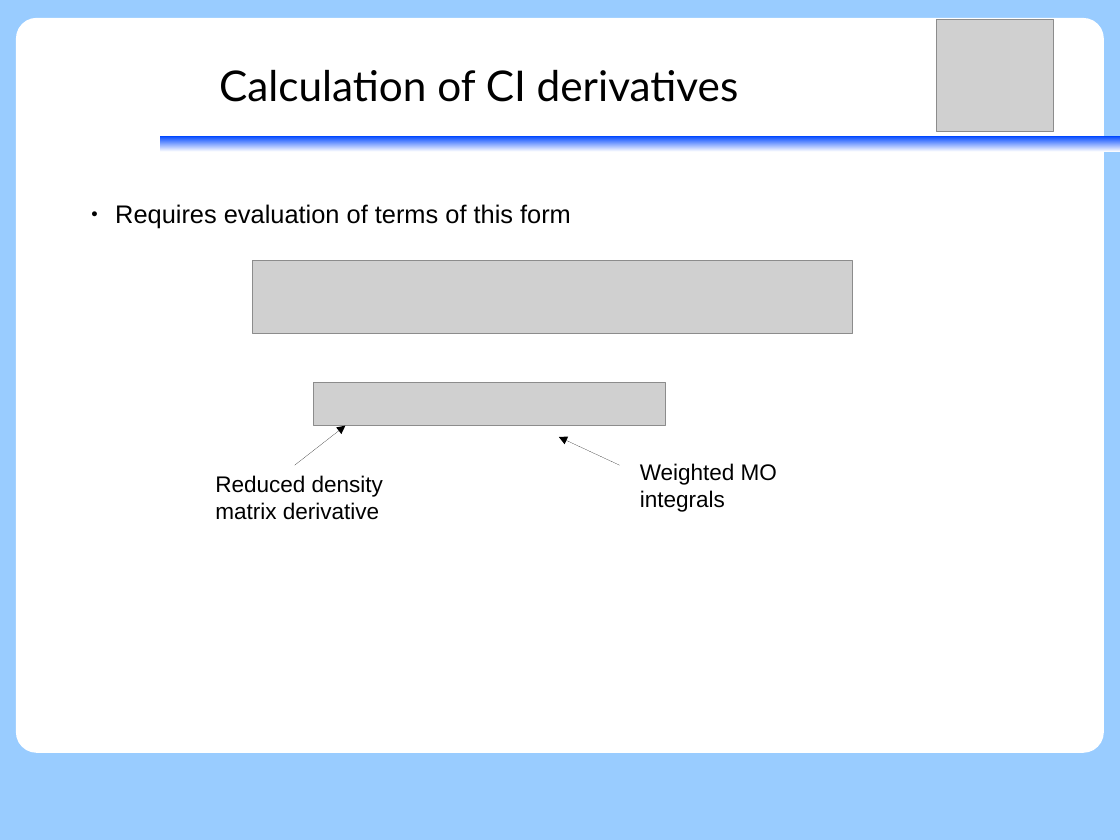
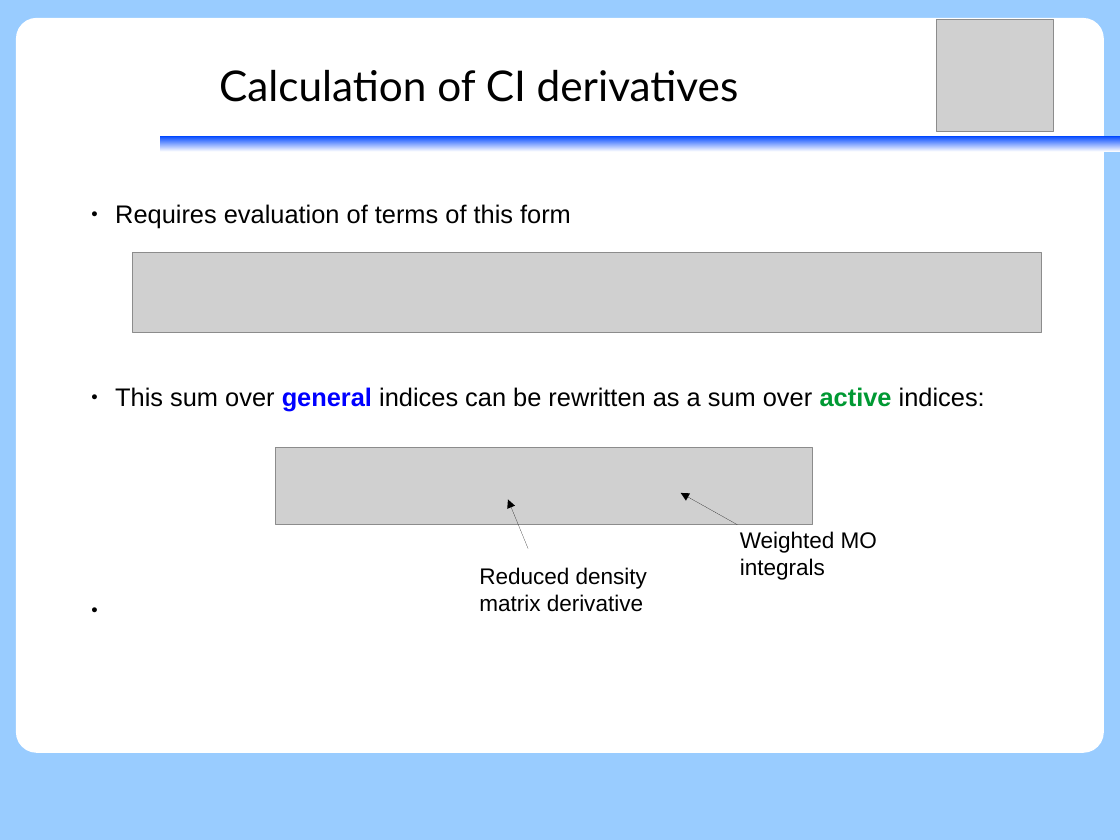
Before and after one commit to peterjohncherry/Presentations-etc, a slide deck: slide 23 of SGROUP_28062017/28062017_peter_relxms-caspt2-ci_seperation.odp (slide 32 before the commit). Drawn at 1120x840 pixels with LibreOffice and Linux fonts; fonts in the diff are those of the drawing; grey boxes stand for pictures. Boxes give left, top, right and bottom in pixels: in the first picture for what was removed or moved away, otherwise in the second. Text is boxed around its words. In the diff, an @@ line names an element or a change of style, - is before the commit and + after.

Commit message:
New version with rdm derivatives

```diff
--- a/SGROUP_28062017/28062017_peter_relxms-caspt2-ci_seperation.odp
+++ b/SGROUP_28062017/28062017_peter_relxms-caspt2-ci_seperation.odp
@@ picture: place and size @@
-picture at (253,260,853,333)
+picture at (133,252,1043,332)
@@ text at (115,387,985,411): paragraph added @@
+● This sum over general indices can be rewritten as a sum over active indices:
@@ picture: place and size @@
-picture at (314,382,666,426)
+picture at (276,447,814,524)
@@ arrow removed from (295, 465) to (346, 426) @@
@@ arrow added from (528, 549) to (508, 500), #000000 0 pt @@
@@ arrow moved from (620, 465) - (559, 437) to (738, 524) - (681, 493) @@
@@ text "Weighted MO integrals": place and size @@
-text "Weighted MO integrals" at (640,463,777,512)
+text "Weighted MO integrals" at (740,531,877,580)
@@ text "Reduced density matrix derivative": place and size @@
-text "Reduced density matrix derivative" at (215,475,383,520)
+text "Reduced density matrix derivative" at (479,567,647,612)
```
Also in this commit, not shown: 11 other slides changed, 28 slides added, 5 slides removed, 1 other file.
